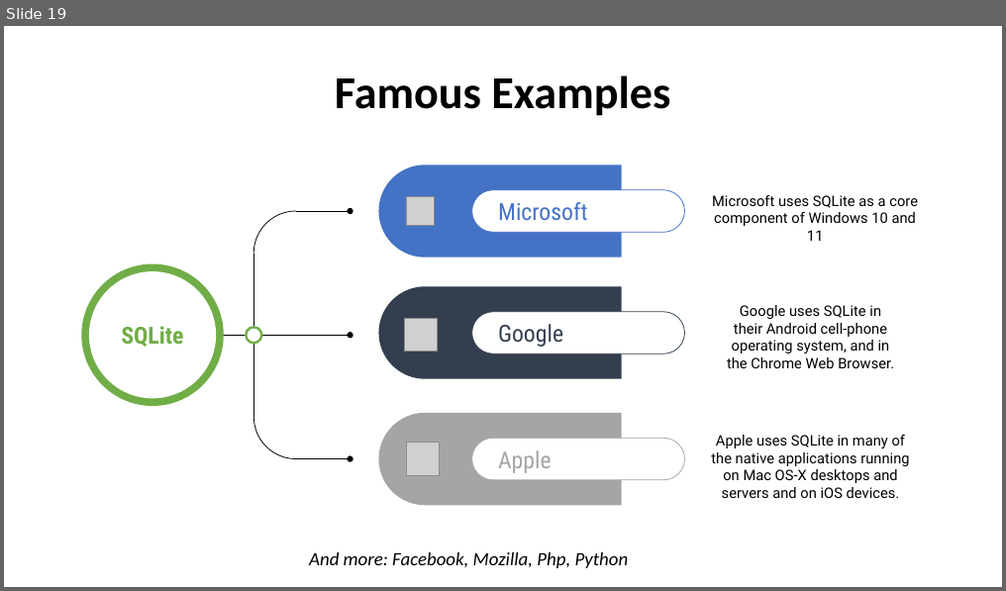
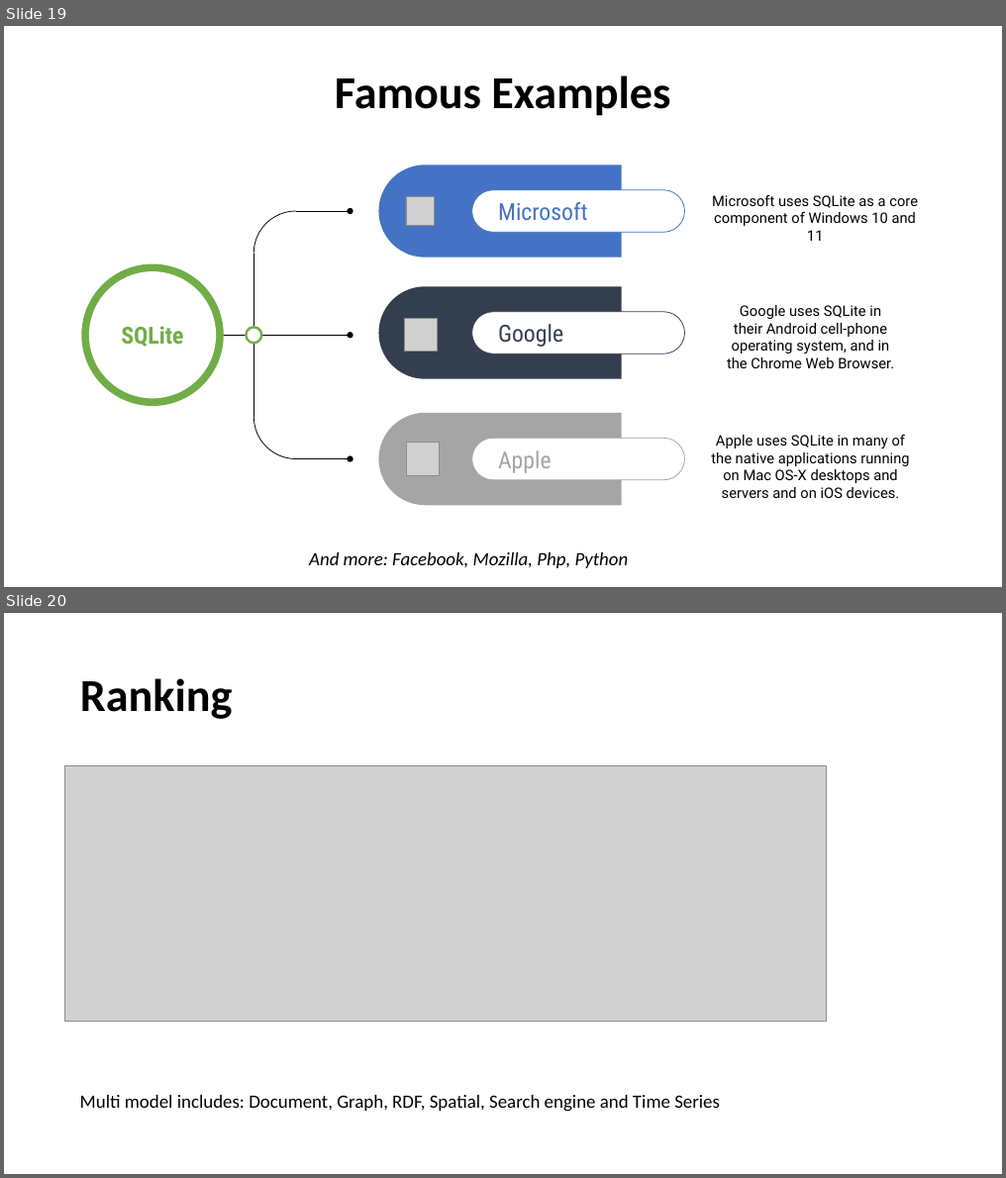
Before and after one commit to AntonioPirani/SQLiteProject, a slide deck: Presentation.pptx. Shown one above the other, each under a label of ours: slide 19 before the commit, slides 19 and 20 after it. The pictures are 1006x591 and 1006x1178 pixels, drawn with LibreOffice and Linux fonts; fonts in the diff are those of the drawing; grey boxes stand for pictures. Boxes give left, top, right and bottom in pixels: in the first picture for what was removed or moved away, otherwise in the second. Text is boxed around its words. In the diff, an @@ line names an element or a change of style, - is before the commit and + after.

```diff
--- a/Presentation.pptx
+++ b/Presentation.pptx
@@ slide 20 added at [4,613,1002,1174], background #FFFFFF @@
@@ title added at [80,678,233,719], 44 pt, text #000000, bold @@
+Ranking
@@ picture added at [64,765,826,1022] @@
@@ text added at [80,1095,720,1112], 18 pt, text #000000 @@
+Multi model includes: Document, Graph, RDF, Spatial, Search engine and Time Series
```
Also in this commit, not shown: 3 slides changed, 1 other slide added.
